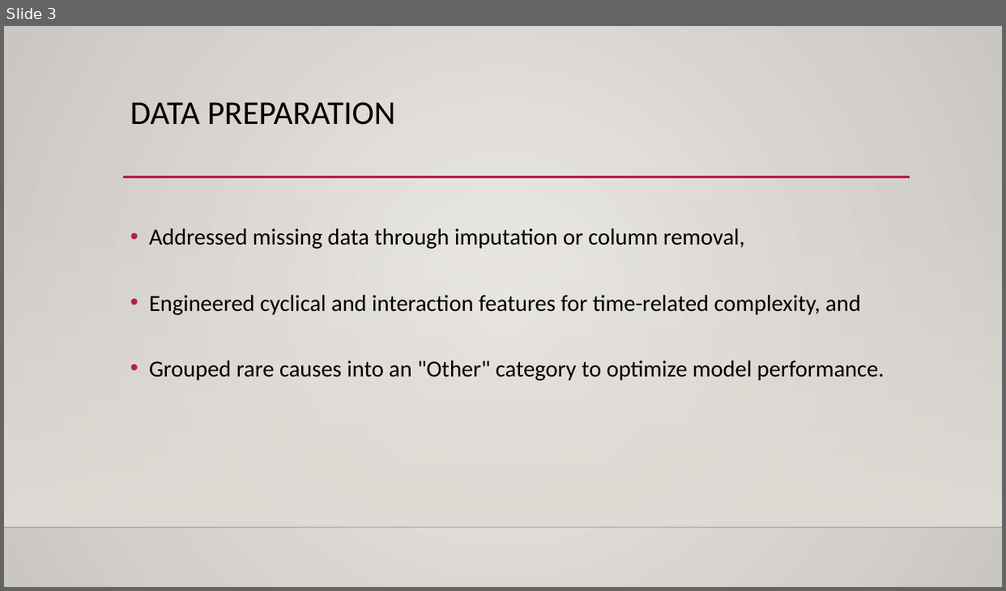
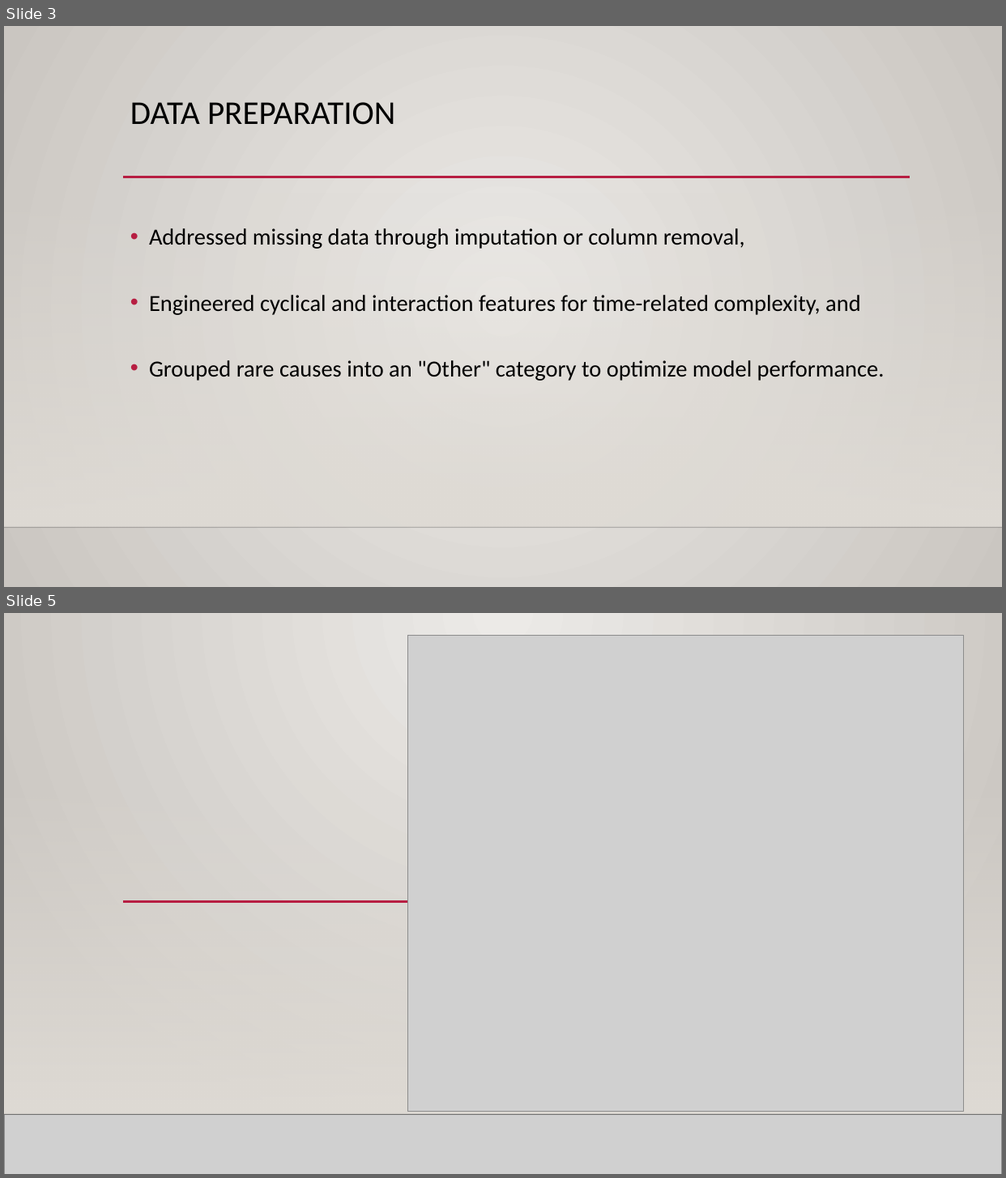
Before and after one commit to djdrjeff/phase3project_KelvinNjenga, a slide deck: Presentation1.pptx. Shown one above the other, each under a label of ours: slide 3 before the commit, slides 3 and 5 after it; the slides between them are not shown. The pictures are 1006x591 and 1006x1178 pixels, drawn with LibreOffice and Linux fonts; fonts in the diff are those of the drawing; grey boxes stand for pictures; background and template pictures are left out. Boxes give left, top, right and bottom in pixels: in the first picture for what was removed or moved away, otherwise in the second. Text is boxed around its words. In the diff, an @@ line names an element or a change of style, - is before the commit and + after.

```diff
--- a/Presentation1.pptx
+++ b/Presentation1.pptx
@@ slide 5 added at bbox=[4, 613, 1002, 1174], background gradient #ECEAE7 to #CAC7C1; not listed: 3 template elements that a slide beside it also shows @@
@@ rectangle added at bbox=[4, 613, 1002, 1174], fill gradient #ECEAE7 to #CAC7C1 @@
@@ picture added at bbox=[407, 635, 963, 1112] @@
@@ rectangle added at bbox=[4, 778, 1002, 1114], fill gradient #DFDBD5 @@
@@ rectangle added at bbox=[4, 778, 1002, 1114], fill gradient #DFDBD5 @@
@@ line added from (123, 902) to (464, 902), #B71E42 2.5 pt @@
@@ line added from (202, 902) to (909, 902), #B71E42 2.5 pt @@
@@ line added from (4, 1114) to (1002, 1114), #000001 1 pt @@
@@ picture added at bbox=[4, 1114, 1002, 1174] @@
@@ line added from (4, 1114) to (1002, 1114), #000001 1 pt @@
```
Also in this commit, not shown: 1 slide changed.
